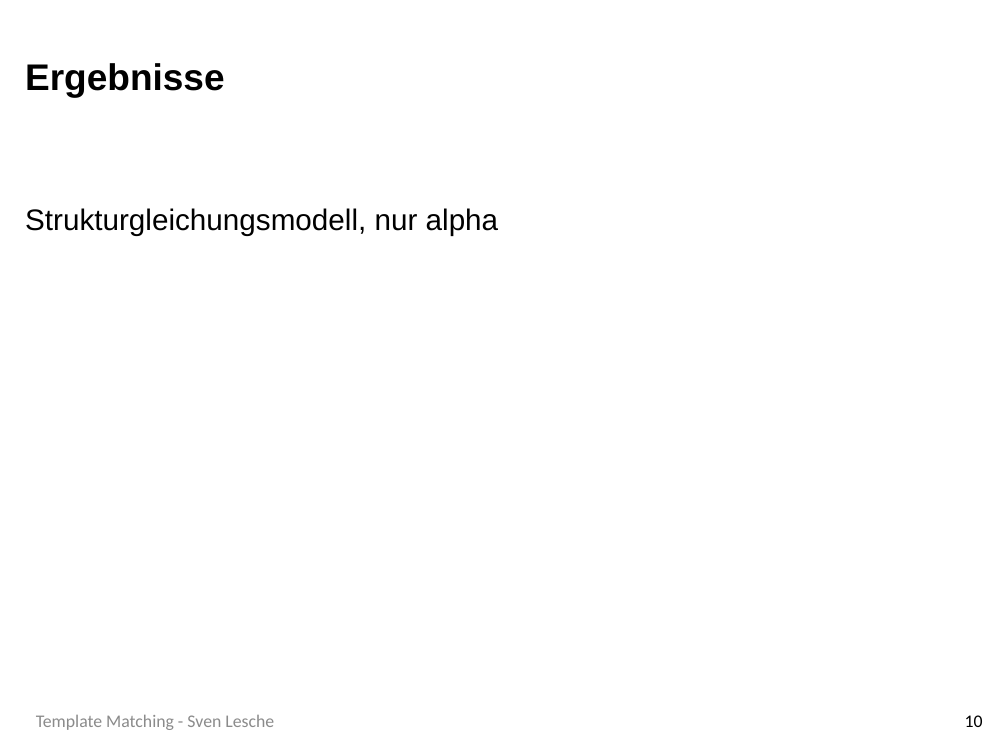
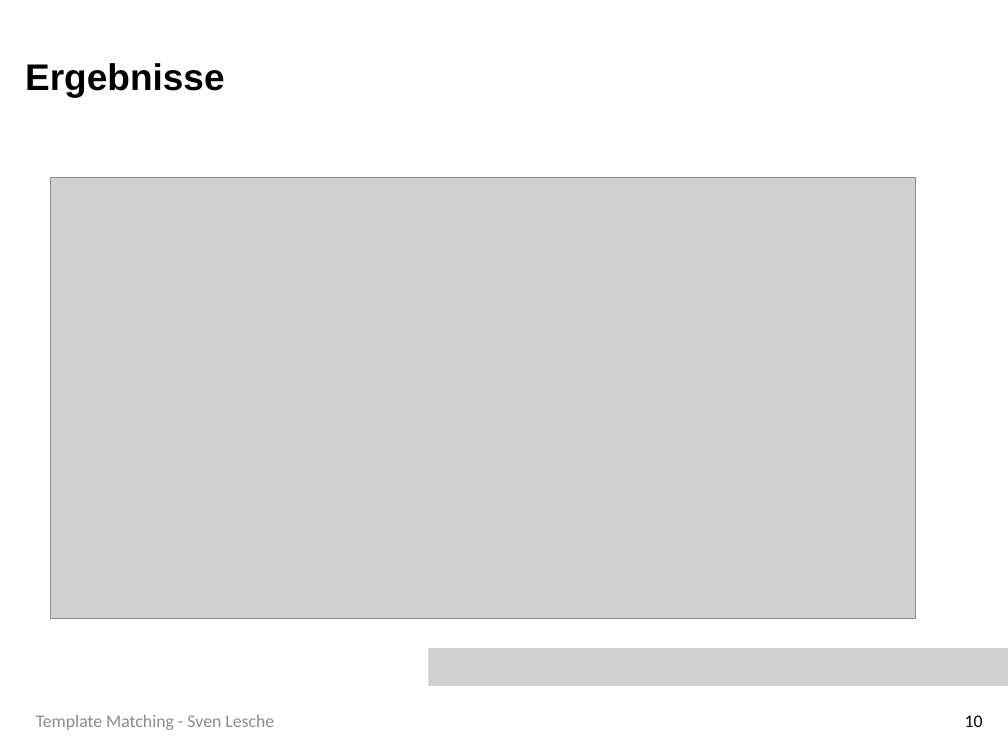
Before and after one commit to SLesche/levy-intelligence, a slide deck: slide 10 of presentations/levy_presentation.pptx. Drawn at 1008x756 pixels with LibreOffice and Linux fonts; fonts in the diff are those of the drawing; grey boxes stand for pictures; background and template pictures are left out. Boxes give left, top, right and bottom in pixels: in the first picture for what was removed or moved away, otherwise in the second. Text is boxed around its words. In the diff, an @@ line names an element or a change of style, - is before the commit and + after.

```diff
--- a/presentations/levy_presentation.pptx
+++ b/presentations/levy_presentation.pptx
@@ picture added at bbox=[50, 177, 915, 619] @@
@@ text removed at bbox=[25, 208, 499, 236] @@
-Strukturgleichungsmodell, nur alpha
@@ picture added at bbox=[429, 649, 1008, 686] @@
```
Also in this commit, not shown: 1 other slide changed, 1 other file.
